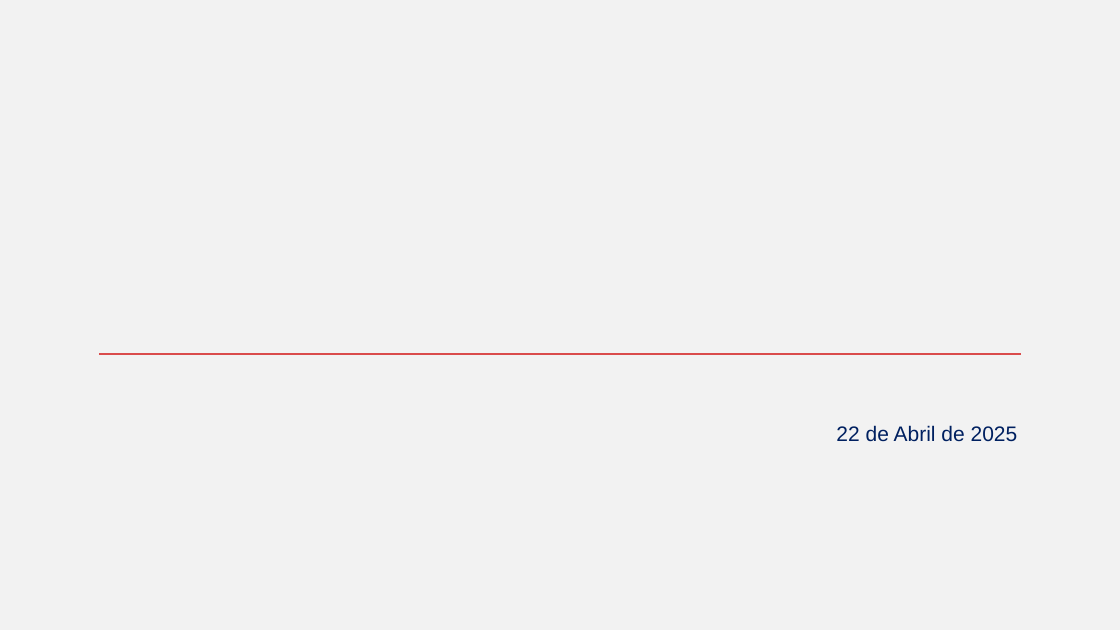
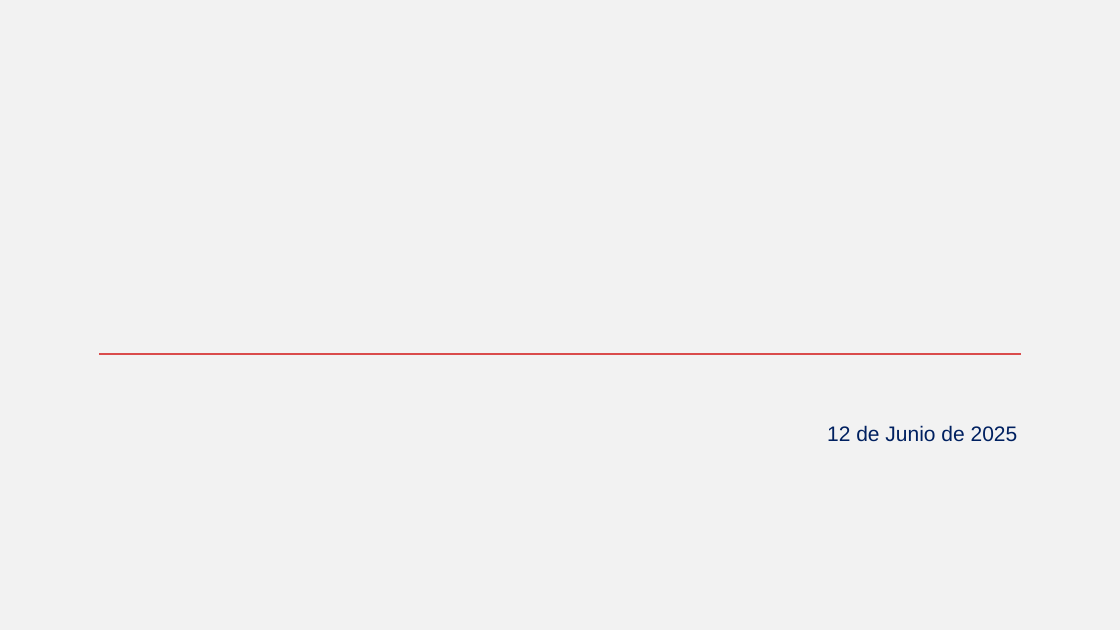
Before and after one commit to naddc/pulsoreport, a slide deck: slide 1 of inst/rmarkdown/templates/pptx_slides/skeleton/template.pptx. Drawn at 1120x630 pixels with LibreOffice and Linux fonts; fonts in the diff are those of the drawing; background and template pictures are left out. Boxes give left, top, right and bottom in pixels: in the first picture for what was removed or moved away, otherwise in the second. Text is boxed around its words. In the diff, an @@ line names an element or a change of style, - is before the commit and + after.

```diff
--- a/inst/rmarkdown/templates/pptx_slides/skeleton/template.pptx
+++ b/inst/rmarkdown/templates/pptx_slides/skeleton/template.pptx
@@ text at [827, 425, 1018, 442]: text changed @@
-22 de Abril de 2025
+12 de Junio de 2025
```
Also in this commit, not shown: 15 other files.
